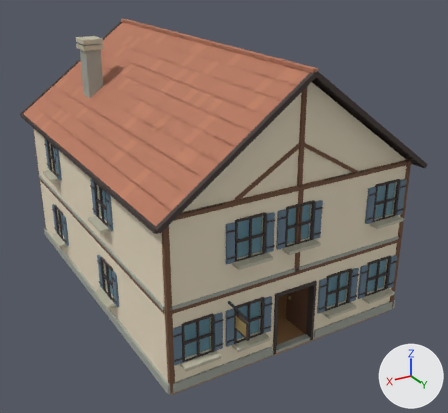
One commit to the glTF model ThreeHearthsVillage/Art/AincradLevel0/Assemblies/SM_Carpentry.glb: the scene before it, then after it.
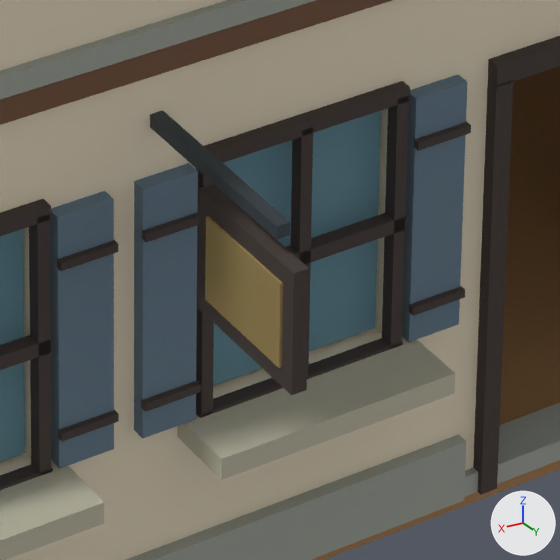
Each version appears first whole from a 50 mm lens placed at (12.11, 22.33, 13.93), pointed at (-0.42, 1.43, 3.48), and next in a close-up on the part from 46% to 64% of the width and 69% to 88% of the height. The lights are fixed; the arrows at lower right show +X, +Y and +Z. The last two pictures show the newer version. Vertices at exactly the same position are counted once.

Names of what the first close-up shows: 'SM_Carpentry'.
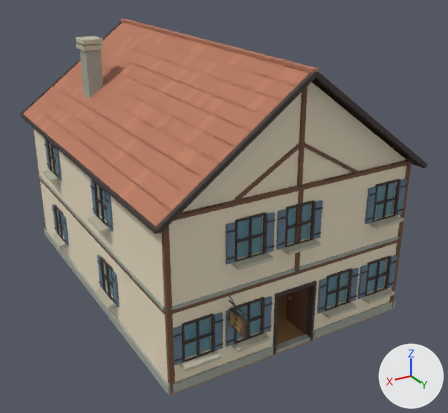
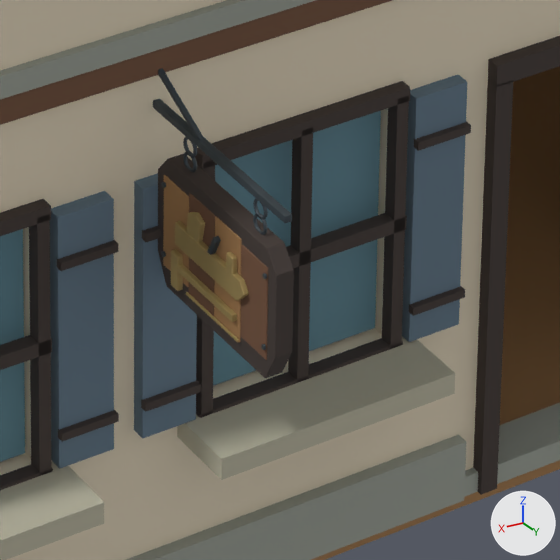
What differs and where, as boxes (x1, y1, x2, y2) in the close-ups (560 x 560 px):
part 1 of me_sm_carpentry, reshaped
    before: (150, 110, 309, 395)
    after: (153, 68, 294, 378)

Diff of the bpy script that builds the scene:
```diff
--- a/ThreeHearthsVillage/Art/AincradLevel0/Assemblies/SM_Carpentry.glb.py
+++ b/ThreeHearthsVillage/Art/AincradLevel0/Assemblies/SM_Carpentry.glb.py
@@ me_sm_carpentry @@
 # used by ob_sm_carpentry; location = (0.0, 0.0, 0.0)
-me_sm_carpentry.from_pydata(...)  # 10236 vertices, 16666 faces; spans x -5.5..5.5, y -7.6..8.3, z -0.2..10.3
+me_sm_carpentry.from_pydata(...)  # 16388 vertices, 28678 faces; spans x -5.5..5.5, y -7.6..8.2, z -0.2..10.3
+# me_sm_carpentry part 1: 4 vertices moved within x 2.8, y 7.0..7.5, z 2.7..2.8; 17 vertices removed from x 2.8..2.9, y 7.5..8.3, z 2.0..2.8; 2825 vertices added at x 2.7..2.9, y 7.0..8.2, z 2.0..3.2
+# other edits to the shape of me_sm_carpentry do not show in these pictures
 me_sm_carpentry.materials.append(mat_at_plaster)
```
